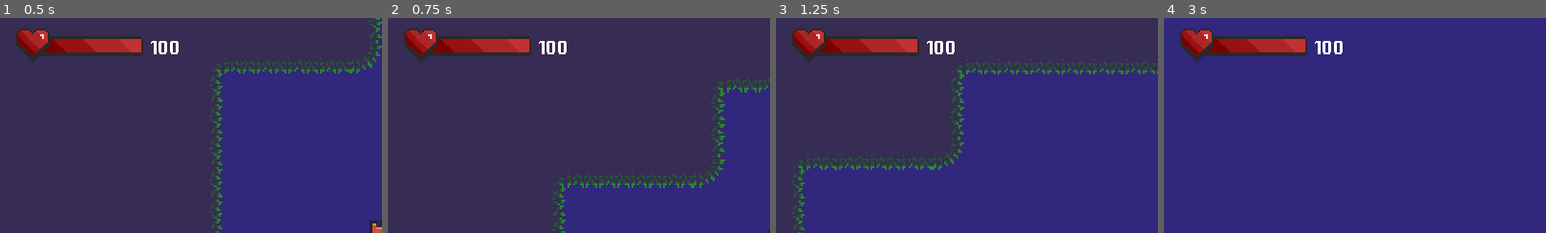
Above: before the commit, frames 1-4 (left to right).
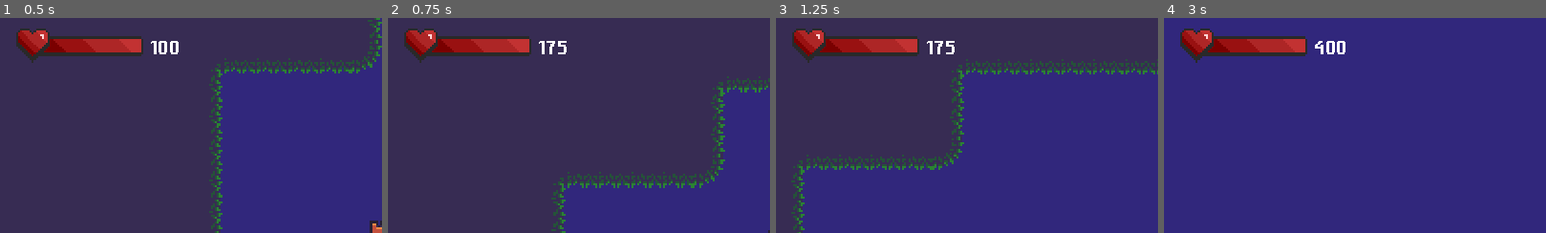
Above: after the commit, the same moments.

Repository: squach90/ForestPlatformerGodot
Game: Godot game, scene res://main.tscn
Two runs of this game, one before a commit and one after it. Both use one fixed random seed, a clock stepped at 60 frames per second and the inputs below.
Inputs:
- Up to frame 1 (0.5 s): no input
- Up to frame 2 (0.75 s): tap Enter (ui_accept) at 0.5 s; hold Right (ui_right) from 0.53 s (still down); tap K (K, bound only after the commit) at 0.6 s
- Up to frame 3 (1.25 s): keep holding Right (ui_right); tap Enter (ui_accept) at 0.77 s
- Up to frame 4 (3 s): tap K (K, bound only after the commit) at 1.35, 2.1, 2.85 s; tap Enter (ui_accept) at 1.52 s; release Right (ui_right) at 2.03 s; hold Left (ui_left) 2.03-2.78 s; hold Right (ui_right) from 2.78 s (still down)
The pictures show only the part of the screen within x 0-50%, y 0-50%; the shares and areas given below are measured in that part.

Frame 1 is identical in both runs. In frame 2, 0.1% of the frame differs, in the area x 41-47%, y 10-17%; in frame 3, 0.1%; in frame 4, 0.4%, in the area x 39-48%, y 10-17%.

Commit message:
Add animation blinking and invinsible mode

Diff:
--- a/Script/Global.gd
+++ b/Script/Global.gd
@@ -4,3 +4,5 @@
 var echelle = false
 var dead = false
 var can_move = true
+var invinsible = false
+var blink_interval_global = 1.0  # Temps de clignotement global
--- a/Snake.gd
+++ b/Snake.gd
@@ -37,7 +37,8 @@
 
 func _on_area_2d_body_entered(body):
 	if body.name == "Player":
-		Global.life -= 75
+		if !Global.invinsible:
+			Global.life -= 75
 		#TODO: Add music
 
 
--- a/player.gd
+++ b/player.gd
@@ -4,6 +4,11 @@
 const JUMP_VELOCITY = -400.0
 var gravity = ProjectSettings.get_setting("physics/2d/default_gravity")
 var is_jumping = false
+
+@export var blink_interval: float = 0.2  # Intervalle de clignotement en secondes
+var timer: float = 0.0
+var blink_timer = 0.3
+var is_blinking = false
 
 #TODO: Add music
 
@@ -16,6 +21,14 @@
 			is_jumping = true
 	else:
 		is_jumping = false
+
+	if Input.is_action_just_pressed("K"):
+		Global.life += 75
+
+
+	if Global.life >= 26:
+		modulate = Color(1, 1, 1, 1)
+		Global.invinsible = false
 
 	if Input.is_action_just_pressed("ui_accept") and is_on_floor():
 		$AnimatedSprite2D.play("jump")
@@ -40,6 +53,22 @@
 	if Global.echelle:
 		$AnimatedSprite2D.play("climb")
 
+	if Global.life <= 25 and not is_blinking:
+		is_blinking = true
+		blink_timer = 3.0  # Temps de clignotement en secondes
+
+	if is_blinking:
+		blink_timer -= delta
+		if blink_timer <= 0.0:
+			is_blinking = false
+
+		# Faire clignoter le joueur
+		if fmod(blink_timer, 0.5) < 0.25:  # Clignoter toutes les 0.5 secondes
+			modulate = Color(0, 0, 0, 0)  # Transparent
+			Global.invinsible = true
+		else:
+			modulate = Color(1, 1, 1, 1)  # Blanc
+			Global.invinsible = false
 
 	#Dead or Live
 	if Global.life <= 0:
--- a/project.godot
+++ b/project.godot
@@ -23,6 +23,14 @@
 
 window/stretch/mode="canvas_items"
 
+[input]
+
+K={
+"deadzone": 0.5,
+"events": [Object(InputEventKey,"resource_local_to_scene":false,"resource_name":"","device":-1,"window_id":0,"alt_pressed":false,"shift_pressed":false,"ctrl_pressed":false,"meta_pressed":false,"pressed":false,"keycode":0,"physical_keycode":75,"key_label":0,"unicode":107,"echo":false,"script":null)
+]
+}
+
 [rendering]
 
 textures/canvas_textures/default_texture_filter=0
